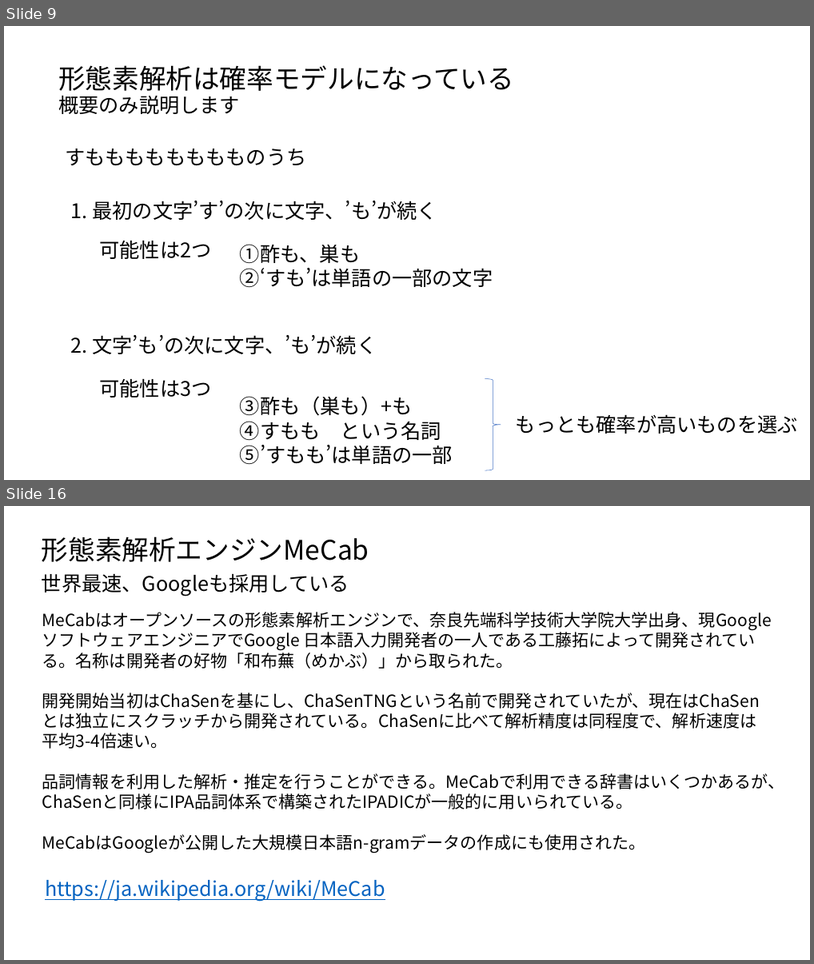
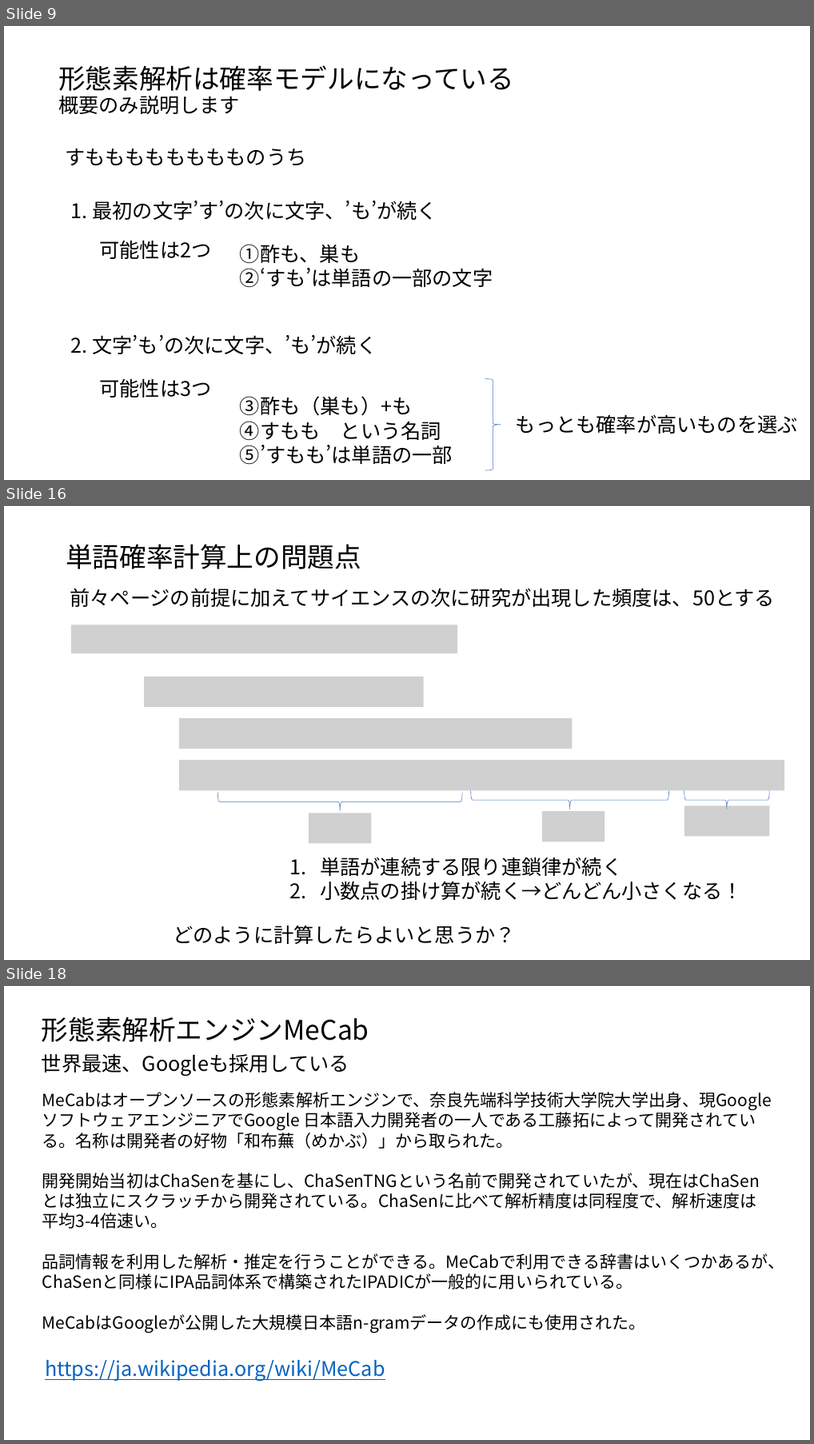
Before and after one commit to ueharaLab/NLP_2-tokenizer, a slide deck: textmining2 tokenizer.pptx. Shown one above the other, each under a label of ours: slides 9 and 16 before the commit, slides 9, 16 and 18 after it; the slides between them are not shown. The pictures are 814x964 and 814x1444 pixels, drawn with LibreOffice and Linux fonts; fonts in the diff are those of the drawing; grey boxes stand for pictures. Boxes give left, top, right and bottom in pixels: in the first picture for what was removed or moved away, otherwise in the second. Text is boxed around its words. In the diff, an @@ line names an element or a change of style, - is before the commit and + after.

```diff
--- a/textmining2 tokenizer.pptx
+++ b/textmining2 tokenizer.pptx
@@ slide 16 added at bbox=[4, 506, 810, 960], background #FFFFFF @@
@@ text added at bbox=[66, 544, 362, 569], 32 pt, text #000000 @@
+単語確率計算上の問題点
@@ text added at bbox=[70, 588, 774, 607], 24 pt, text #000000 @@
+前々ページの前提に加えてサイエンスの次に研究が出現した頻度は、50とする
@@ picture added at bbox=[71, 624, 458, 653] @@
@@ picture added at bbox=[144, 676, 424, 707] @@
@@ picture added at bbox=[179, 718, 573, 748] @@
@@ picture added at bbox=[179, 760, 786, 790] @@
@@ left brace added at bbox=[218, 792, 462, 811], outline #4472C4 0.5 pt @@
@@ left brace added at bbox=[470, 791, 669, 809], outline #4472C4 0.5 pt @@
@@ left brace added at bbox=[685, 790, 770, 809], outline #4472C4 0.5 pt @@
@@ picture added at bbox=[309, 812, 372, 843] @@
@@ picture added at bbox=[542, 811, 606, 841] @@
@@ picture added at bbox=[685, 805, 770, 836] @@
@@ text added at bbox=[320, 856, 742, 900], 24 pt, text #000000 @@
+1. 単語が連続する限り連鎖律が続く
+2. 小数点の掛け算が続く→どんどん小さくなる！
@@ text added at bbox=[173, 925, 515, 944], 24 pt, text #000000 @@
+どのように計算したらよいと思うか？
@@ what was slide 16 is now slide 18 @@
```
Also in this commit, not shown: 7 slides changed, 3 other slides added, 1 slide removed, 4 other files.
